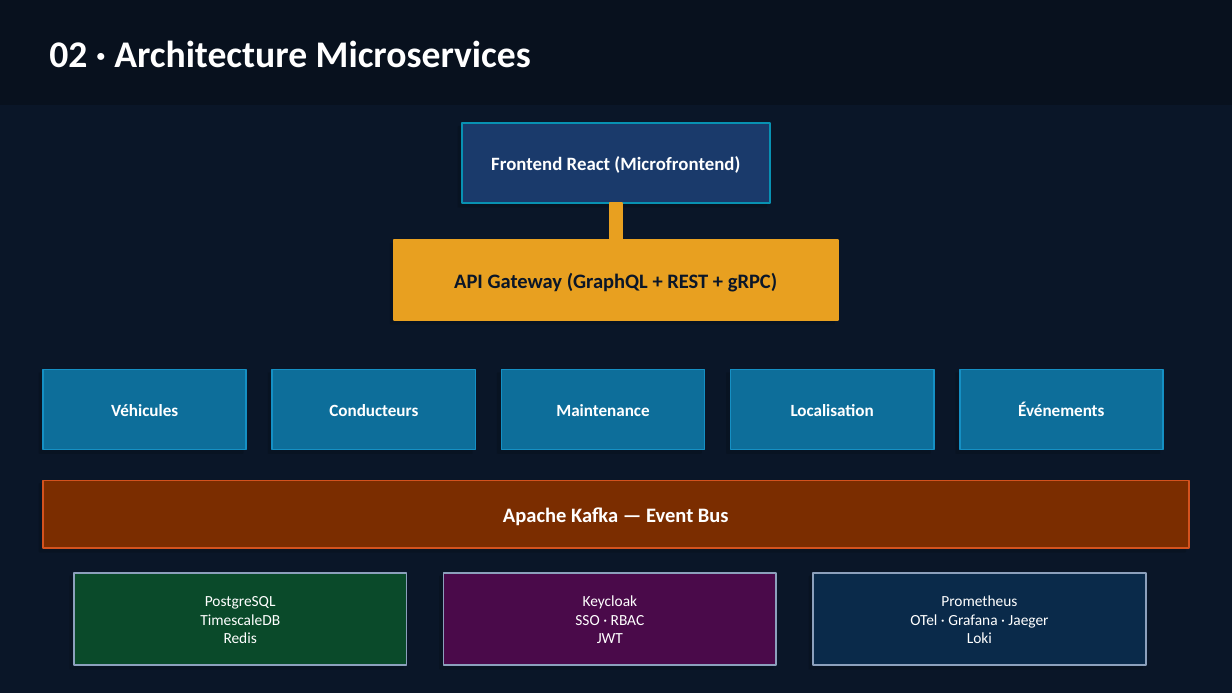
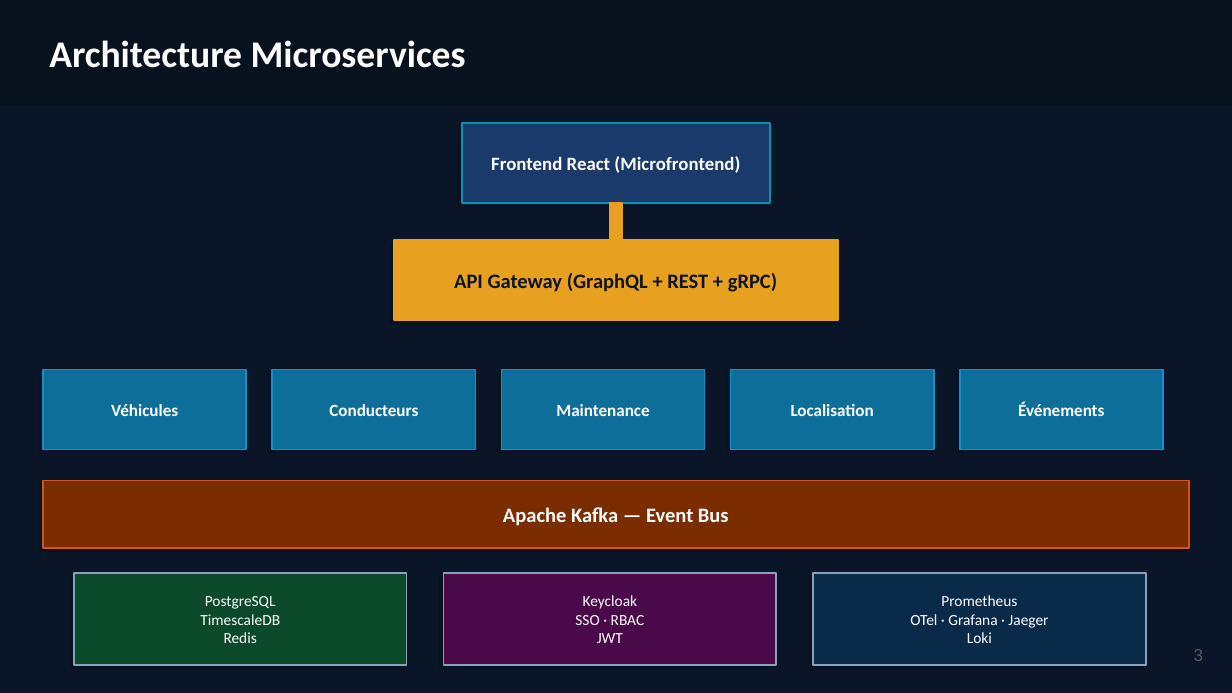
Before and after one commit to M1-ROUEN-GIL/archi-distrib-flotte-vehicules, a slide deck: slide 3 of docs/presentation/presentation.pptx (slide 4 before the commit). Drawn at 1232x693 pixels with LibreOffice and Linux fonts; fonts in the diff are those of the drawing. Boxes give left, top, right and bottom in pixels: in the first picture for what was removed or moved away, otherwise in the second. Text is boxed around its words. In the diff, an @@ line names an element or a change of style, - is before the commit and + after.

```diff
--- a/docs/presentation/presentation.pptx
+++ b/docs/presentation/presentation.pptx
@@ text at [49,40,466,68]: text changed @@
-02 · Architecture Microservices
+Architecture Microservices
@@ page number added at [1194,649,1204,661], 10 pt, text #595959 @@
+3
```
Also in this commit, not shown: 4 other slides changed, 5 slides added, 6 slides removed, 3 other files.
